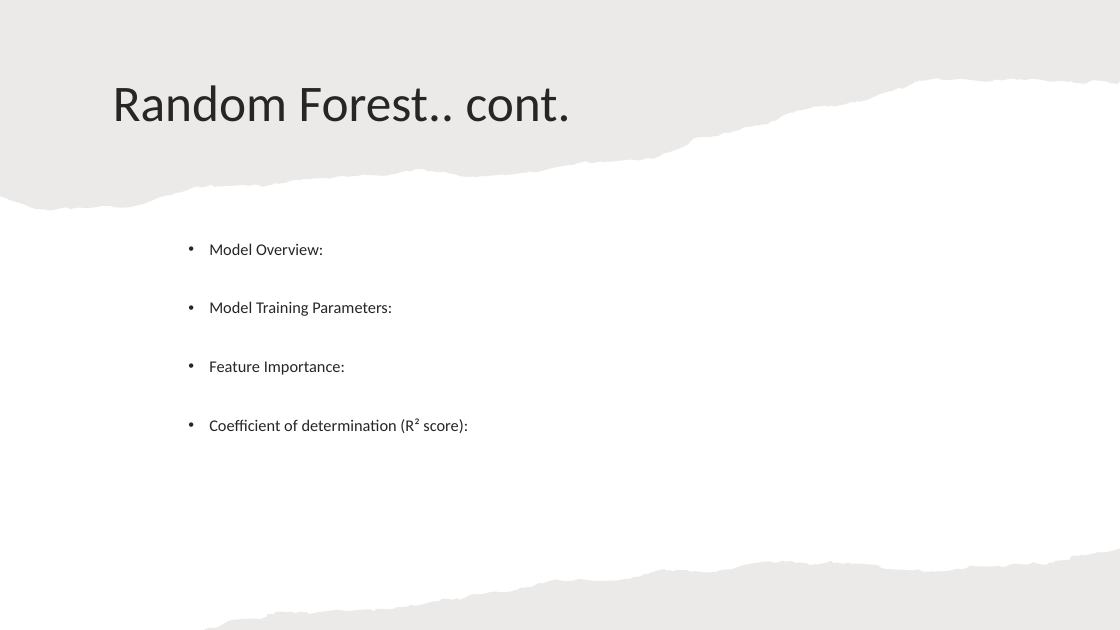
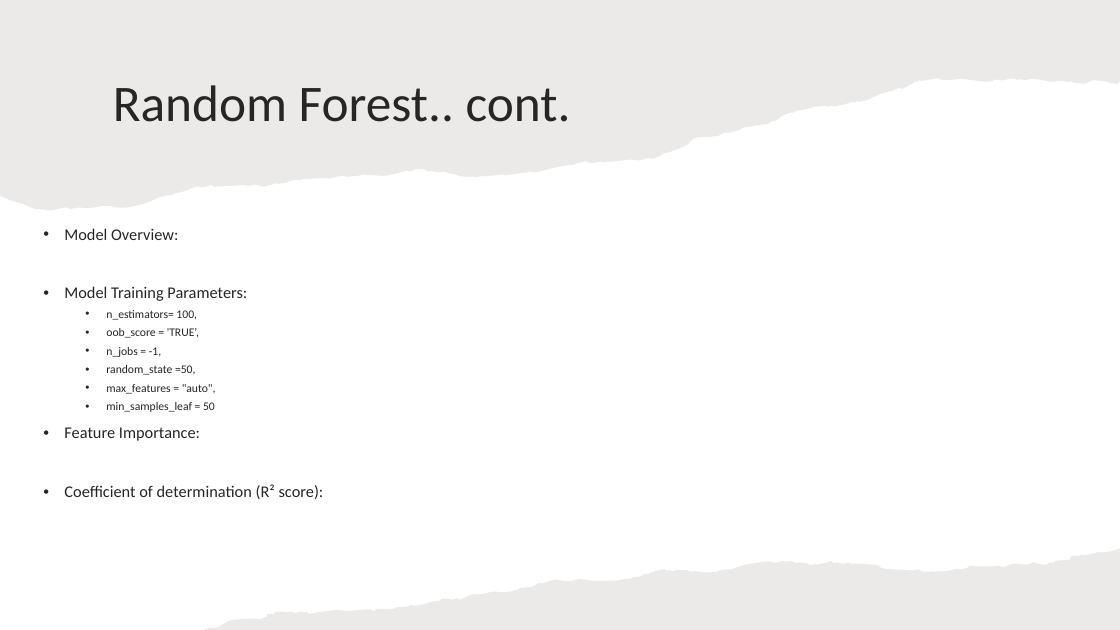
Before and after one commit to siddas18/Natural-Disaster-Damage-Prediction, a slide deck: slide 10 of DM_Final_Project.pptx. Drawn at 1120x630 pixels with LibreOffice and Linux fonts; fonts in the diff are those of the drawing. Boxes give left, top, right and bottom in pixels: in the first picture for what was removed or moved away, otherwise in the second. Text is boxed around its words. In the diff, an @@ line names an element or a change of style, - is before the commit and + after.

```diff
--- a/DM_Final_Project.pptx
+++ b/DM_Final_Project.pptx
@@ text "Model Overview:": place and size @@
-text "Model Overview:" at bbox=[209, 243, 468, 433]
+text "Model Overview:" at bbox=[64, 228, 324, 499]
@@ text at bbox=[106, 310, 216, 412]: paragraphs added @@
+  • n_estimators= 100,
+  • oob_score = 'TRUE’,
+  • n_jobs = -1,
+  • random_state =50,
+  • max_features = "auto",
+  • min_samples_leaf = 50
```
Also in this commit, not shown: 3 other slides changed.
